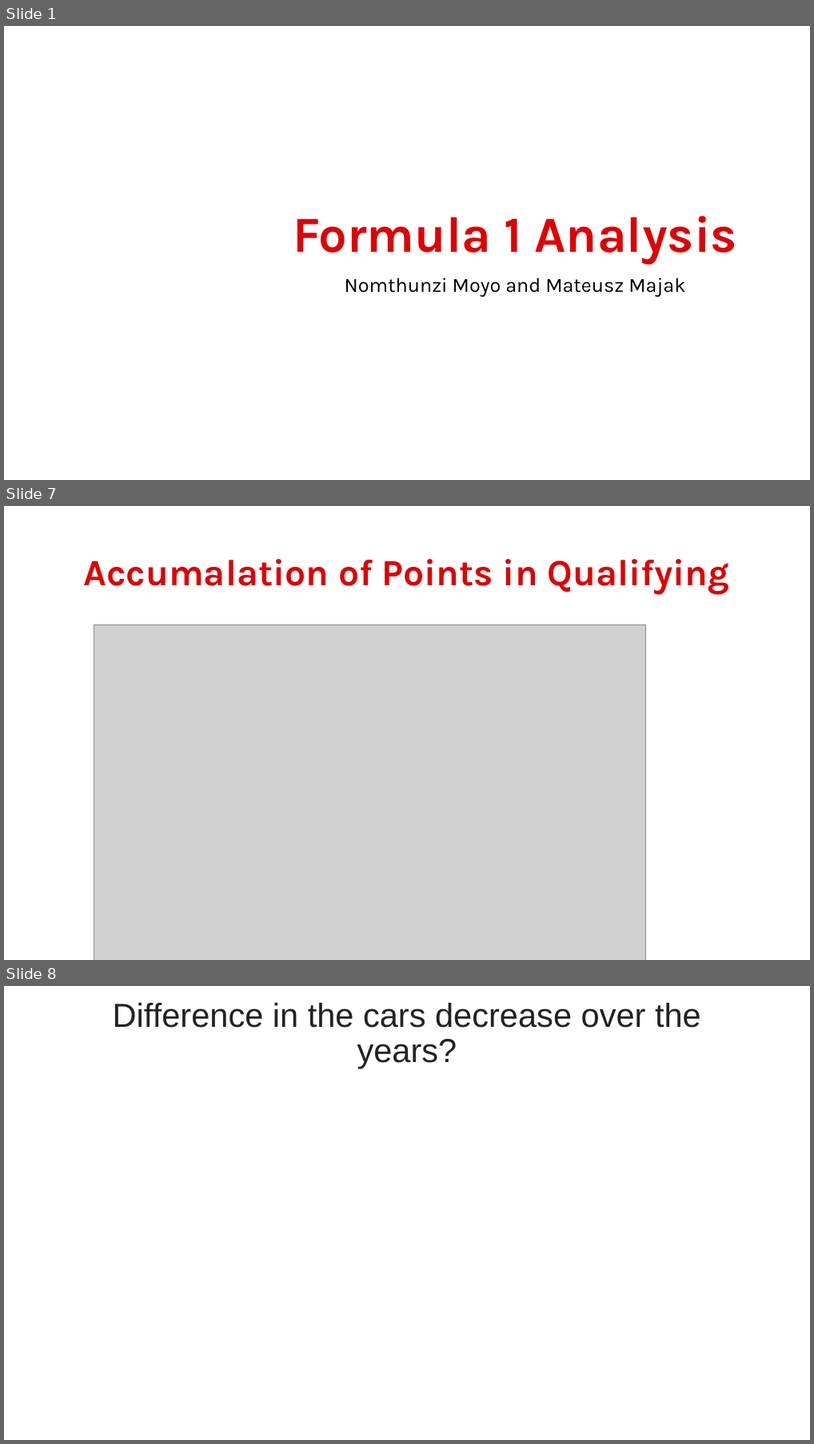
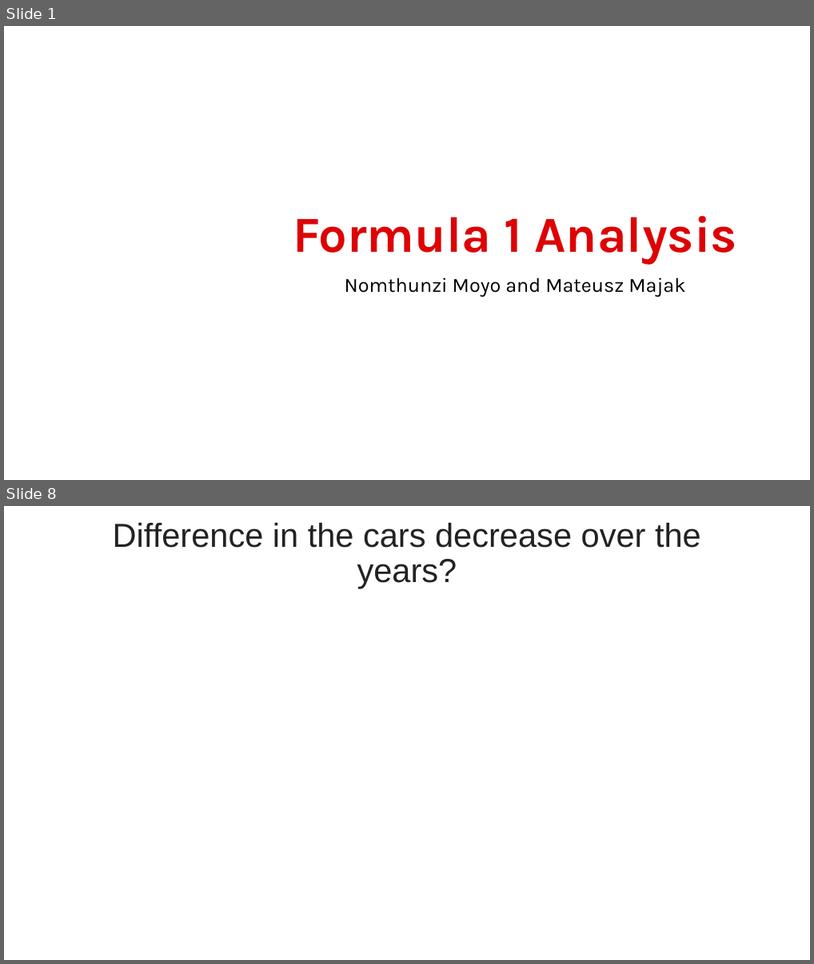
Before and after one commit to MateuszMajak/R_Visual, a slide deck: Presentation/F1_Presentation_Moyo_Majak.pptx. Shown one above the other, each under a label of ours: slides 1, 7 and 8 before the commit, slides 1 and 8 after it; the slides between them are not shown. The pictures are 814x1444 and 814x964 pixels, drawn with LibreOffice and Linux fonts; fonts in the diff are those of the drawing; grey boxes stand for pictures; background and template pictures are left out. Boxes give left, top, right and bottom in pixels: in the first picture for what was removed or moved away, otherwise in the second. Text is boxed around its words. In the diff, an @@ line names an element or a change of style, - is before the commit and + after.

```diff
--- a/Presentation/F1_Presentation_Moyo_Majak.pptx
+++ b/Presentation/F1_Presentation_Moyo_Majak.pptx
@@ slide 7 removed at bbox=[4, 506, 810, 960], background picture (left out) @@
@@ title removed at bbox=[83, 559, 730, 594] @@
-Accumalation of Points in Qualifying
@@ picture removed at bbox=[94, 624, 646, 960] @@
```
Also in this commit, not shown: 3 slides changed, 4 slides added, 4 other slides removed, 1 other file.
